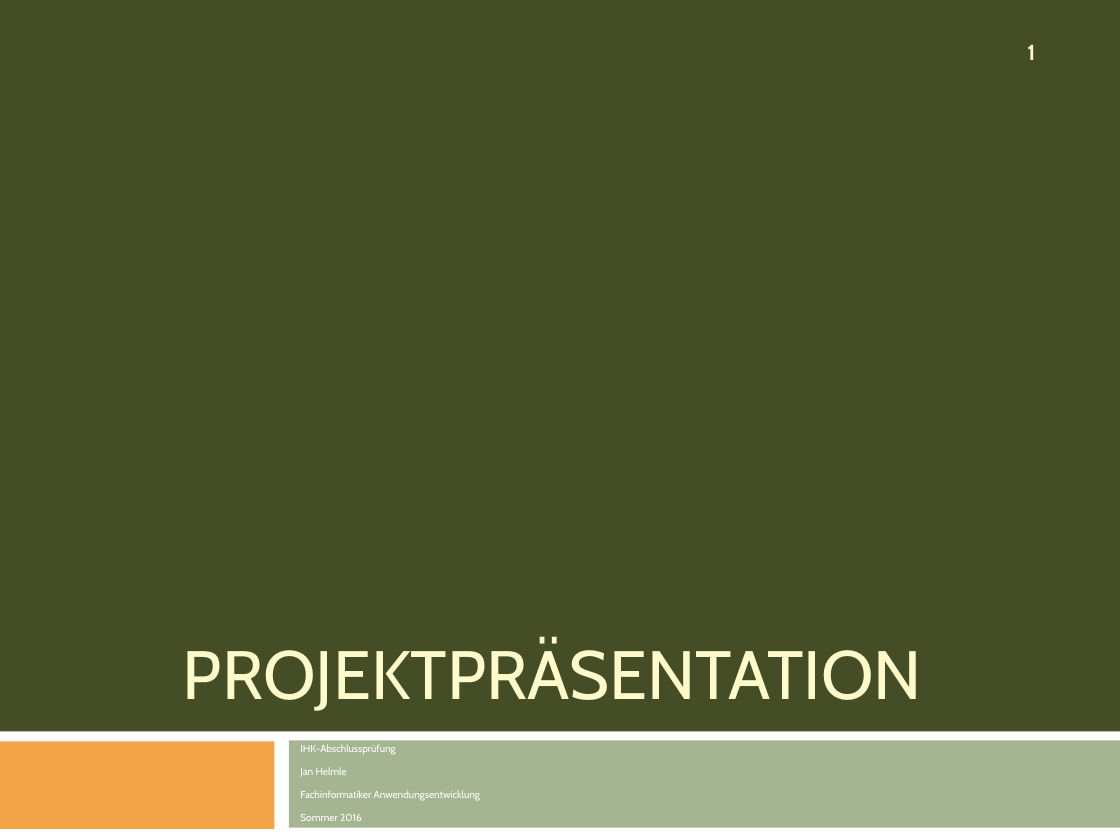
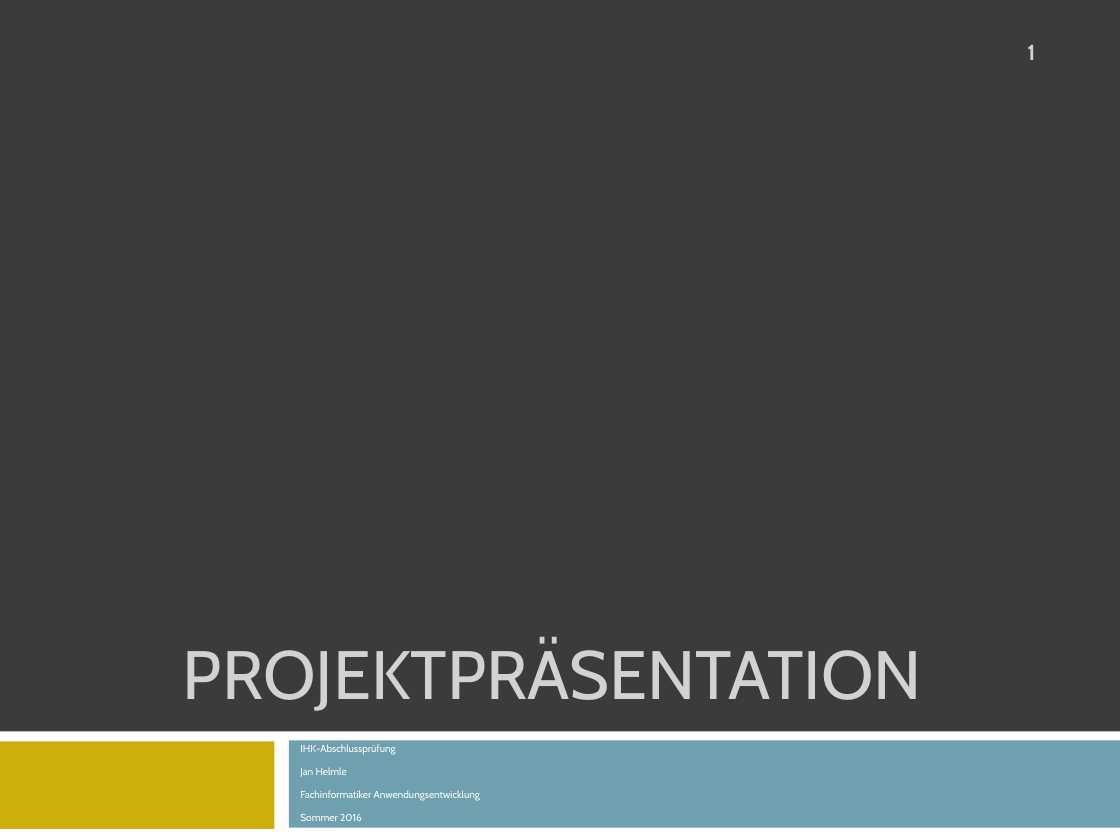
Before and after one commit to janhelmle/weiterbildung_fachinformatiker_ihk_projektantrag, a slide deck: slide 1 of praesentation/Projektpräsentation.pptx. Drawn at 1120x840 pixels with LibreOffice and Linux fonts; fonts in the diff are those of the drawing. Boxes give left, top, right and bottom in pixels: in the first picture for what was removed or moved away, otherwise in the second. Text is boxed around its words. In the diff, an @@ line names an element or a change of style, - is before the commit and + after.

```diff
--- a/praesentation/Projektpräsentation.pptx
+++ b/praesentation/Projektpräsentation.pptx
@@ background #444D26 to #3B3B3B @@
@@ page number at [1027, 45, 1035, 60]: text colour #FEFAC9 to #D4D2D0 @@
@@ title "PROJEKTPRÄSENTATION" at [183, 641, 922, 711]: text colour #FEFAC9 to #D4D2D0 @@
@@ rectangle at [0, 741, 274, 829]: fill #F3A447 to #CCAF0A @@
@@ rectangle at [289, 740, 1120, 828]: fill #A5B592 to #6EA0B0 @@
```
Also in this commit, not shown: 16 other slides changed, 1 other file.
